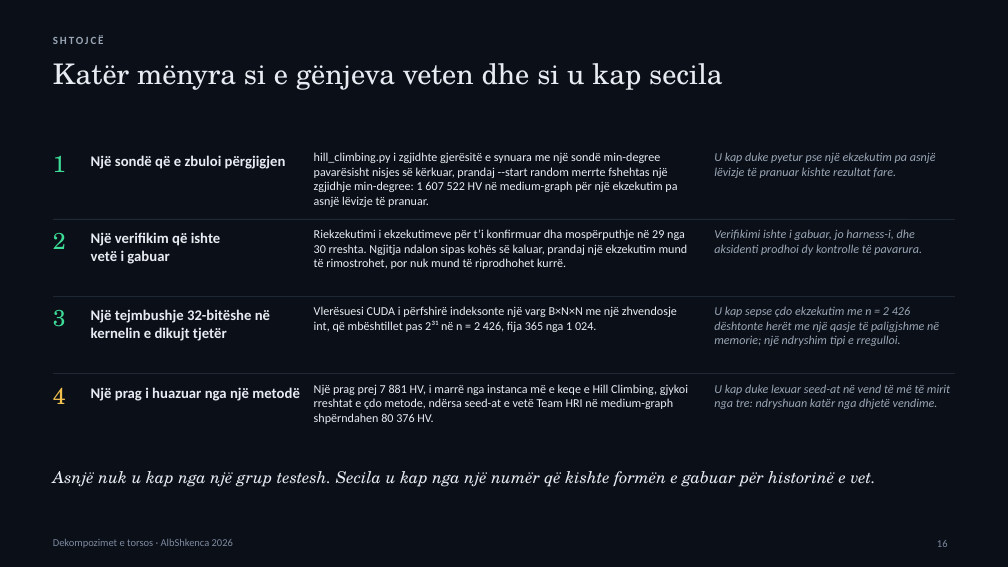
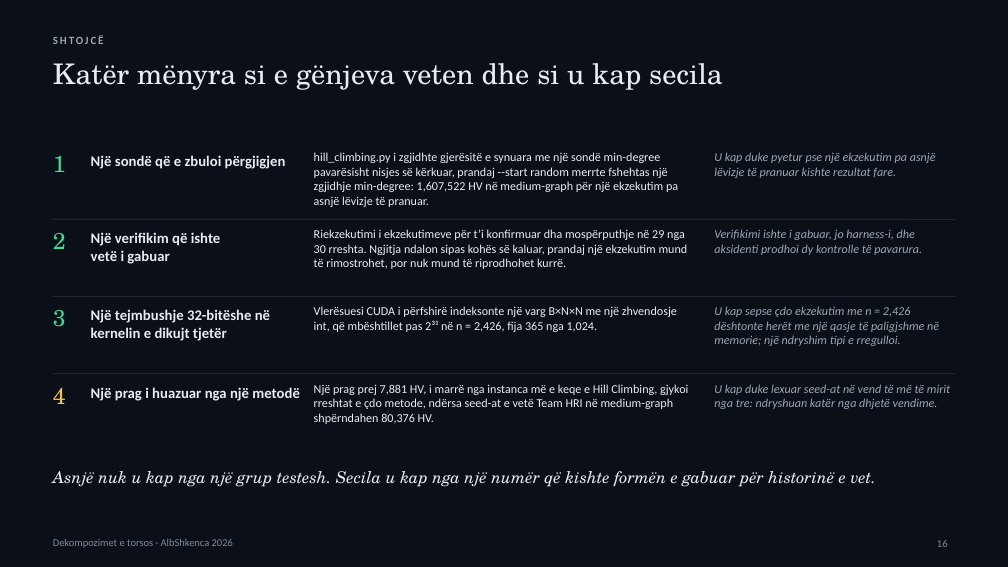
Before and after one commit to adrianymeri/SpOC3, a slide deck: slide 16 of SpOC3-Dekompozime-Torso-AlbShkenca2026-SQ.pptx. Drawn at 1008x567 pixels with LibreOffice and Linux fonts; fonts in the diff are those of the drawing. Boxes give left, top, right and bottom in pixels: in the first picture for what was removed or moved away, otherwise in the second. Text is boxed around its words. In the diff, an @@ line names an element or a change of style, - is before the commit and + after.

```diff
--- a/SpOC3-Dekompozime-Torso-AlbShkenca2026-SQ.pptx
+++ b/SpOC3-Dekompozime-Torso-AlbShkenca2026-SQ.pptx
@@ text at <box>314,152,678,207</box>: text changed @@
-hill_climbing.py i zgjidhte gjerësitë e synuara me një sondë min-degree pavarësisht nisjes së kërkuar, prandaj --start random merrte fshehtas një zgjidhje min-degree: 1 607 522 HV në medium-graph për një ekzekutim pa asnjë lëvizje të pranuar.
+hill_climbing.py i zgjidhte gjerësitë e synuara me një sondë min-degree pavarësisht nisjes së kërkuar, prandaj --start random merrte fshehtas një zgjidhje min-degree: 1,607,522 HV në medium-graph për një ekzekutim pa asnjë lëvizje të pranuar.
@@ text at <box>314,306,677,332</box>: text changed @@
-Vlerësuesi CUDA i përfshirë indeksonte një varg B×N×N me një zhvendosje int, që mbështillet pas 2³¹ në n = 2 426, fija 365 nga 1 024.
+Vlerësuesi CUDA i përfshirë indeksonte një varg B×N×N me një zhvendosje int, që mbështillet pas 2³¹ në n = 2,426, fija 365 nga 1,024.
@@ text at <box>714,306,939,346</box>: text changed @@
-U kap sepse çdo ekzekutim me n = 2 426 dështonte herët me një qasje të paligjshme në memorie; një ndryshim tipi e rregulloi.
+U kap sepse çdo ekzekutim me n = 2,426 dështonte herët me një qasje të paligjshme në memorie; një ndryshim tipi e rregulloi.
@@ text at <box>314,384,688,424</box>: text changed @@
-Një prag prej 7 881 HV, i marrë nga instanca më e keqe e Hill Climbing, gjykoi rreshtat e çdo metode, ndërsa seed-at e vetë Team HRI në medium-graph shpërndahen 80 376 HV.
+Një prag prej 7,881 HV, i marrë nga instanca më e keqe e Hill Climbing, gjykoi rreshtat e çdo metode, ndërsa seed-at e vetë Team HRI në medium-graph shpërndahen 80,376 HV.
```
Also in this commit, not shown: 17 other slides changed, 4 other files.
